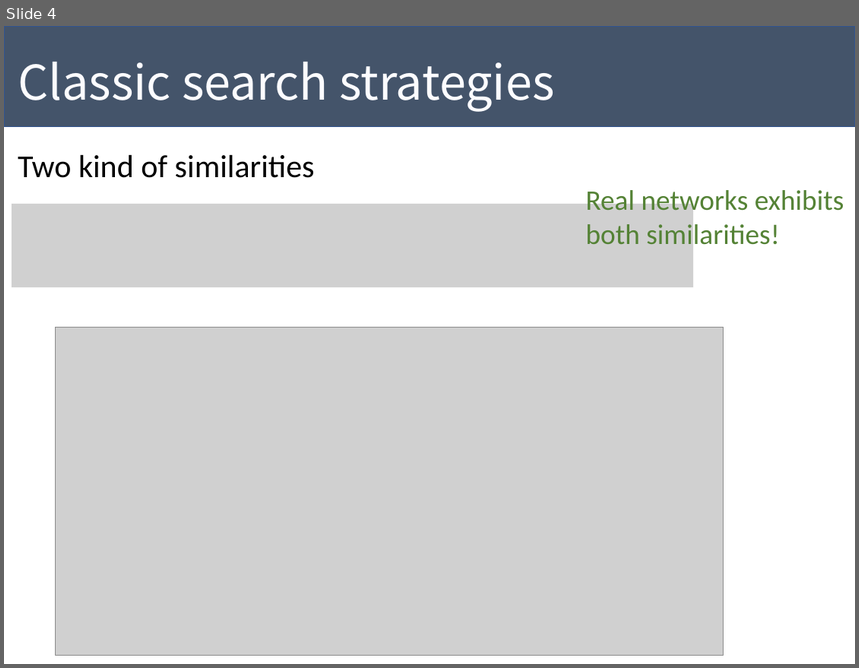
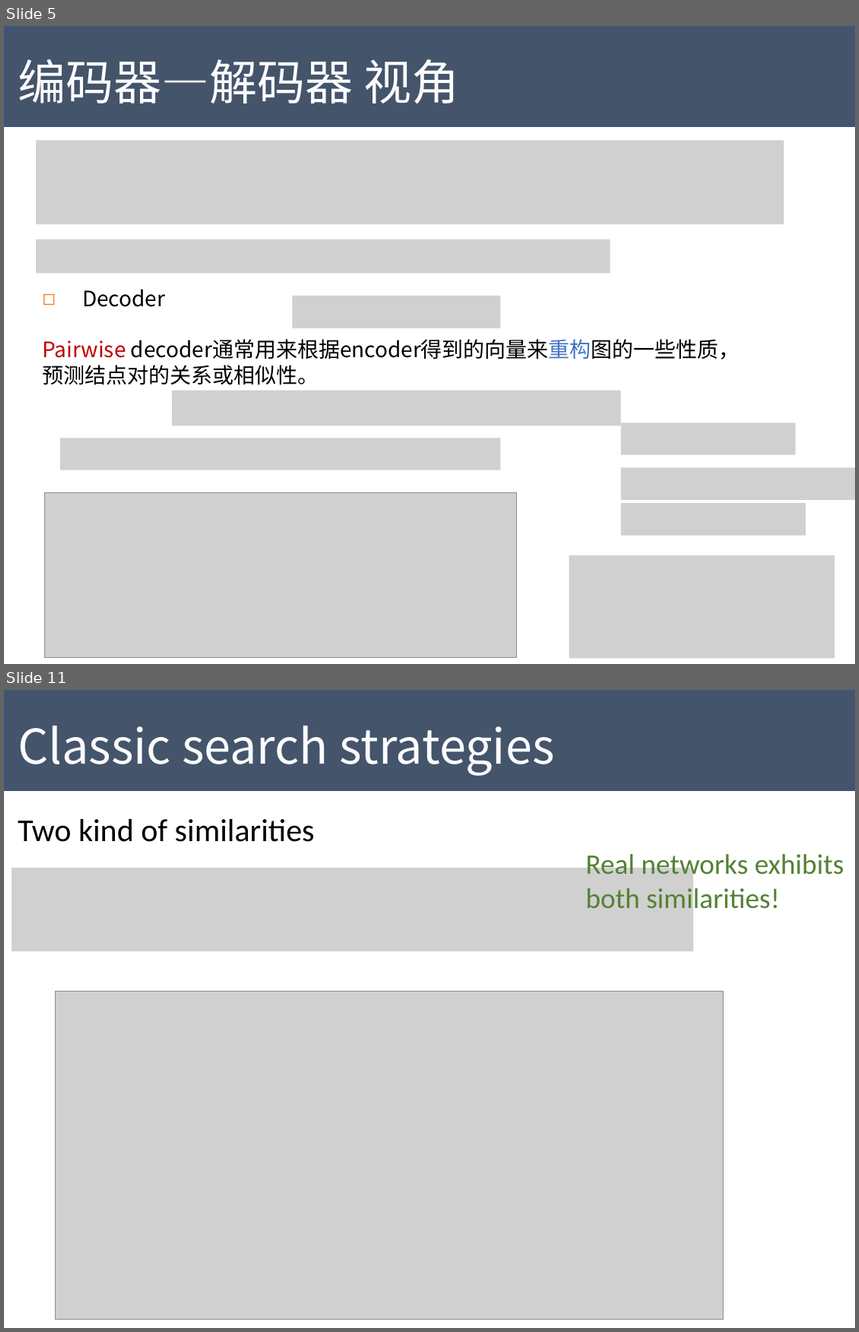
Before and after one commit to Tigerrr07/GNN-tiger, a slide deck: GE.pptx. Shown one above the other, each under a label of ours: slide 4 before the commit, slides 5 and 11 after it; the slides between them are not shown. The pictures are 859x668 and 859x1332 pixels, drawn with LibreOffice and Linux fonts; fonts in the diff are those of the drawing; grey boxes stand for pictures. Boxes give left, top, right and bottom in pixels: in the first picture for what was removed or moved away, otherwise in the second. Text is boxed around its words. In the diff, an @@ line names an element or a change of style, - is before the commit and + after.

```diff
--- a/GE.pptx
+++ b/GE.pptx
@@ slide 5 added at (4,26,855,664), background #FFFFFF @@
@@ rectangle added at (4,26,855,126), fill #44546A, outline #325491 1 pt @@
@@ text added at (18,59,459,104), 54 pt, text #FCFCFF @@
+编码器—解码器 视角
@@ picture added at (36,140,785,224) @@
@@ picture added at (298,157,441,189) @@
@@ picture added at (36,240,610,273) @@
@@ text added at (43,289,740,385), 24 pt, text #000000 @@
+◻ Decoder
+Pairwise decoder通常用来根据encoder得到的向量来重构图的一些性质，预测结点对的关系或相似性。
@@ picture added at (293,296,501,328) @@
@@ picture added at (172,391,621,427) @@
@@ picture added at (621,423,796,455) @@
@@ picture added at (60,439,501,471) @@
@@ picture added at (621,468,855,499) @@
@@ picture added at (44,493,516,658) @@
@@ picture added at (621,503,806,535) @@
@@ picture added at (569,556,835,659) @@
@@ what was slide 4 is now slide 11 @@
```
Also in this commit, not shown: 1 slide changed, 8 other slides added, 2 slides removed, 2 other files.
